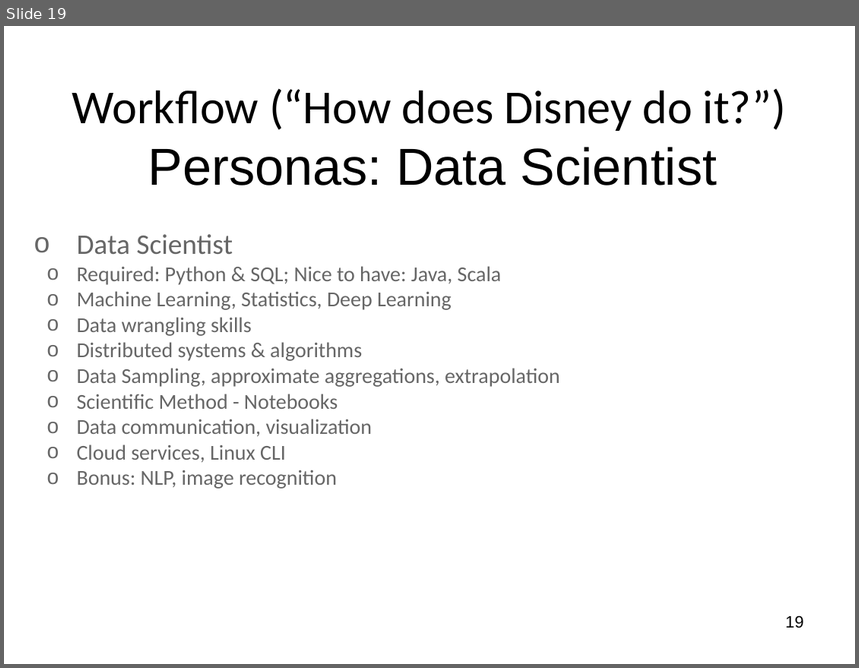
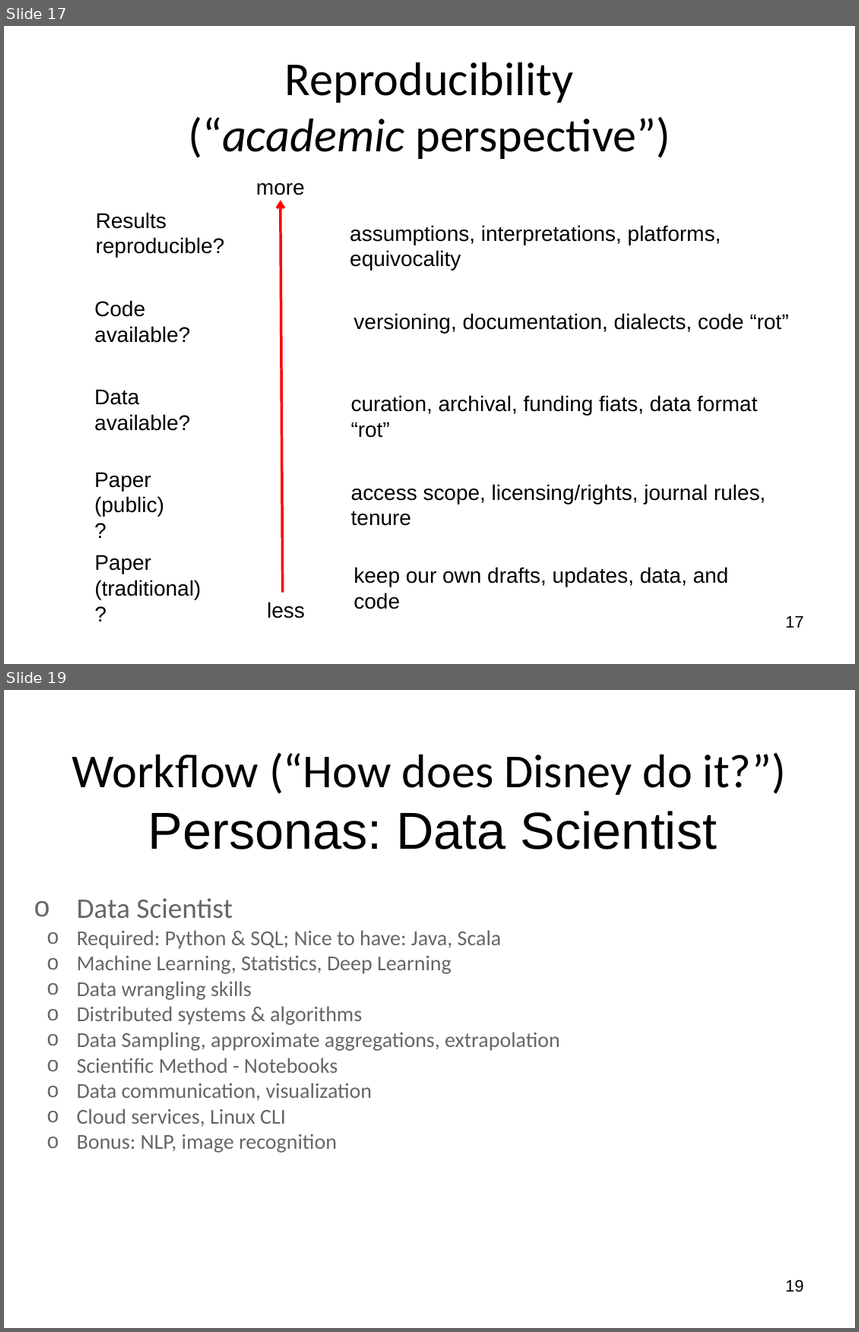
Before and after one commit to wsphd/datajam2018, a slide deck: dj2018.odp. Shown one above the other, each under a label of ours: slide 19 before the commit, slides 17 and 19 after it; the slides between them are not shown. The pictures are 859x668 and 859x1332 pixels, drawn with LibreOffice and Linux fonts; fonts in the diff are those of the drawing. Boxes give left, top, right and bottom in pixels: in the first picture for what was removed or moved away, otherwise in the second. Text is boxed around its words. In the diff, an @@ line names an element or a change of style, - is before the commit and + after.

```diff
--- a/dj2018.odp
+++ b/dj2018.odp
@@ slide 17 added at (4,26,855,664), background #FFFFFF @@
@@ title added at (188,62,671,159), 40 pt, text #000000 @@
+Reproducibility
+(“academic perspective”)
@@ text added at (256,183,305,195), 18 pt, text #000000 @@
+more
@@ arrow added from (282, 593) to (281, 201), #FF0000 2.24 pt @@
@@ text added at (96,212,225,258), 18 pt, text #000000 @@
+Results
+reproducible?
@@ text added at (350,225,721,271), 18 pt, text #000000 @@
+assumptions, interpretations, platforms, equivocality
@@ text added at (94,300,190,343), 18 pt, text #000000 @@
+Code
+available?
@@ text added at (354,313,789,333), 18 pt, text #000000 @@
+versioning, documentation, dialects, code “rot”
@@ text added at (94,389,190,431), 18 pt, text #000000 @@
+Data
+available?
@@ text added at (351,395,757,438), 18 pt, text #000000 @@
+curation, archival, funding fiats, data format “rot”
@@ text added at (94,472,164,517), 18 pt, text #000000 @@
+Paper
+(public)?
@@ text added at (351,484,766,526), 18 pt, text #000000 @@
+access scope, licensing/rights, journal rules, tenure
@@ text added at (94,555,201,600), 18 pt, text #000000 @@
+Paper
+(traditional)?
@@ text added at (354,567,729,610), 18 pt, text #000000 @@
+keep our own drafts, updates, data, and code
@@ text added at (267,602,305,619), 18 pt, text #000000 @@
+less
@@ page number added at (785,617,804,628), 14 pt, text #000000 @@
+17
```
Also in this commit, not shown: 8 slides changed, 3 other slides added, 10 slides removed, 1 other file.
